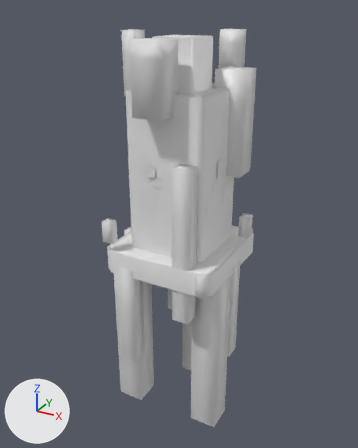
The FBX model Reference/Resources/Mesh/Animation/Effect/E_BP_Iwa_Loop.fbx: old version first, new version second.
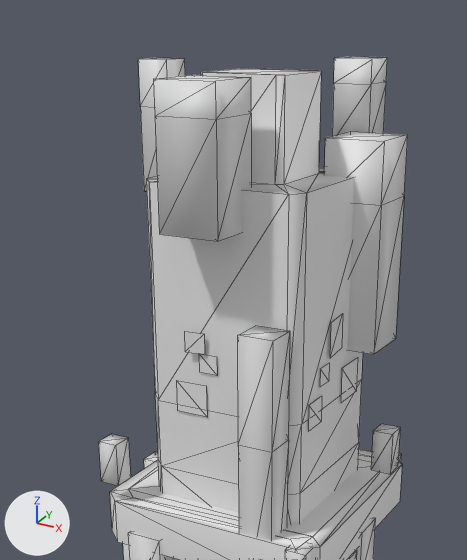
Old and new are each drawn whole from a 50 mm camera at (0.0479, -0.0888, 0.0506) aimed at (-0.0013, 0.0008, 0.0058) and again close up on the part from 15% to 80% of the width and 0% to 63% of the height. The lights are fixed; the arrows at lower left show +X, +Y and +Z. The close-ups show mesh edges as thin lines. Materials are left out; every surface is plain grey. Where no turn or scale is listed for an object, it has been applied to the vertices.

The first close-up shows 'core', 'ground', 'ground_fire 2', 'ground_fire 4', 'side2', 'side2 1', 'side3 1', 'side4 1', 'side5 1', 'side6', 'side6 1'.
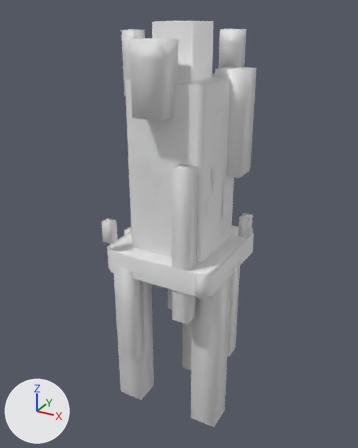
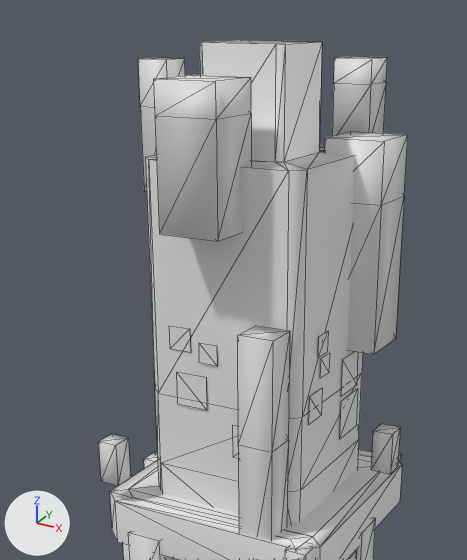
Boxes [x1, y1, x2, y2] around the edits, measured in the close-ups (467 x 560 px):
'core', rescaled (6% taller): before [146, 68, 363, 524]; after [145, 40, 363, 524]

Diff of the bpy script that builds the scene:
```diff
--- a/Reference/Resources/Mesh/Animation/Effect/E_BP_Iwa_Loop.fbx.py
+++ b/Reference/Resources/Mesh/Animation/Effect/E_BP_Iwa_Loop.fbx.py
@@ ob_core @@
 ob_core.location = (0.0, 0.0, 0.0)
-ob_core.scale = (1.0, 0.946, 1.0)
```
